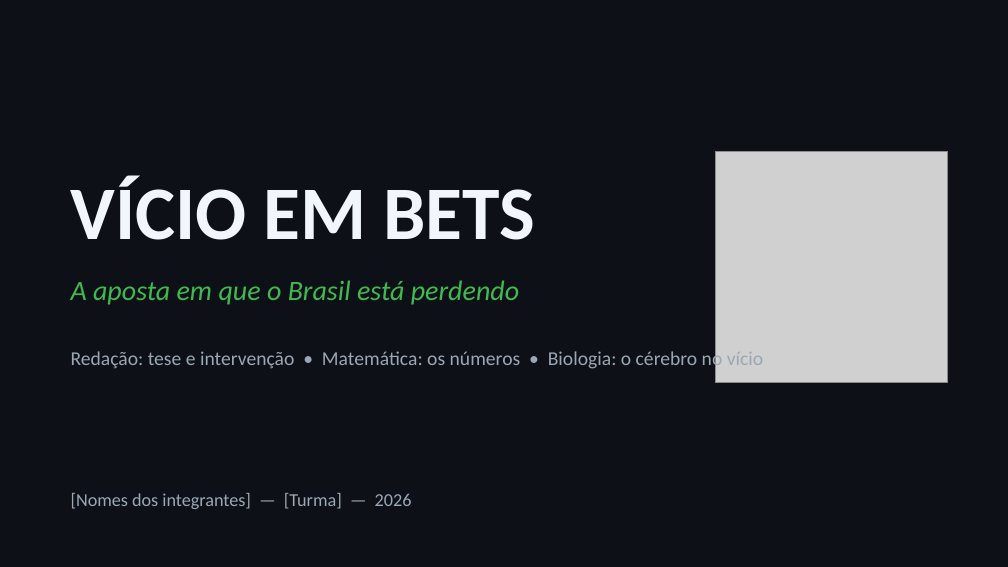
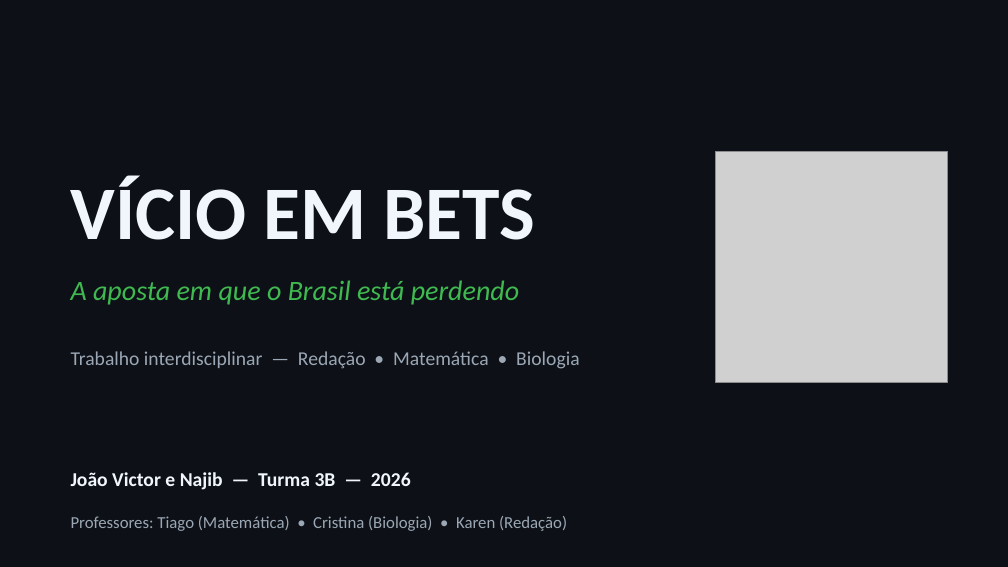
Before and after one commit to outletdoscabides10-cell/universo-site, a slide deck: slide 1 of trabalho-vicio-em-bets/vicio-em-bets.pptx. Drawn at 1008x567 pixels with LibreOffice and Linux fonts; fonts in the diff are those of the drawing; grey boxes stand for pictures. Boxes give left, top, right and bottom in pixels: in the first picture for what was removed or moved away, otherwise in the second. Text is boxed around its words. In the diff, an @@ line names an element or a change of style, - is before the commit and + after.

```diff
--- a/trabalho-vicio-em-bets/vicio-em-bets.pptx
+++ b/trabalho-vicio-em-bets/vicio-em-bets.pptx
@@ text at <box>71,351,580,369</box>: text changed @@
-Redação: tese e intervenção • Matemática: os números • Biologia: o cérebro no vício
+Trabalho interdisciplinar — Redação • Matemática • Biologia
@@ text at <box>71,472,411,490</box>: text changed; size 13 to 14 pt; text colour #9BA7B4 to #F0F6FC; bold on @@
-[Nomes dos integrantes] — [Turma] — 2026
+João Victor e Najib — Turma 3B — 2026
@@ text added at <box>71,516,567,531</box>, 12 pt, text #9BA7B4 @@
+Professores: Tiago (Matemática) • Cristina (Biologia) • Karen (Redação)
```
